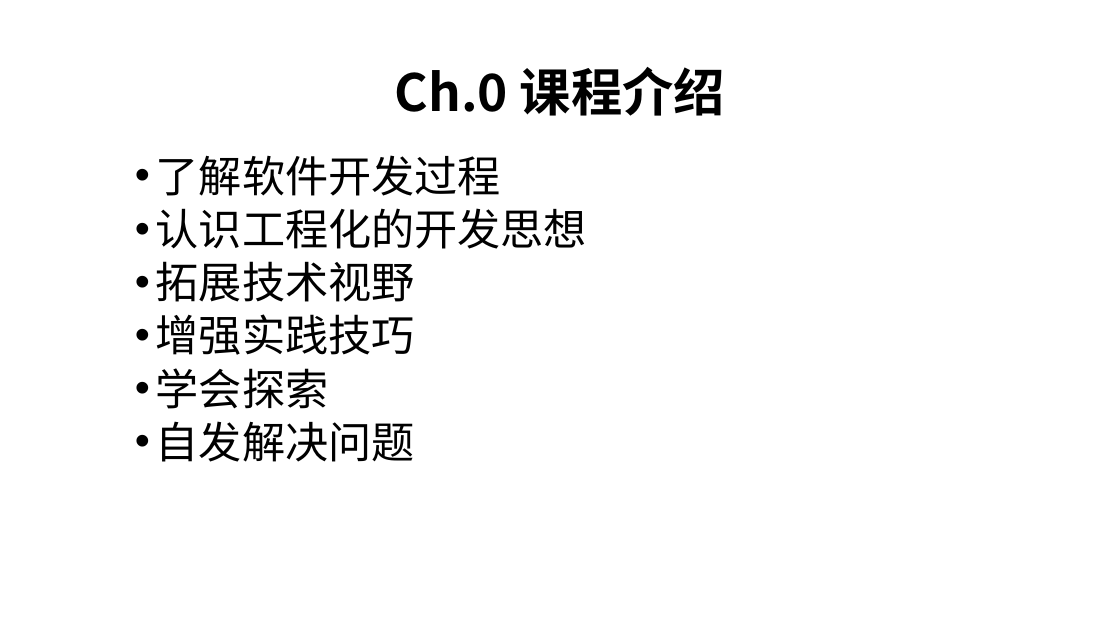
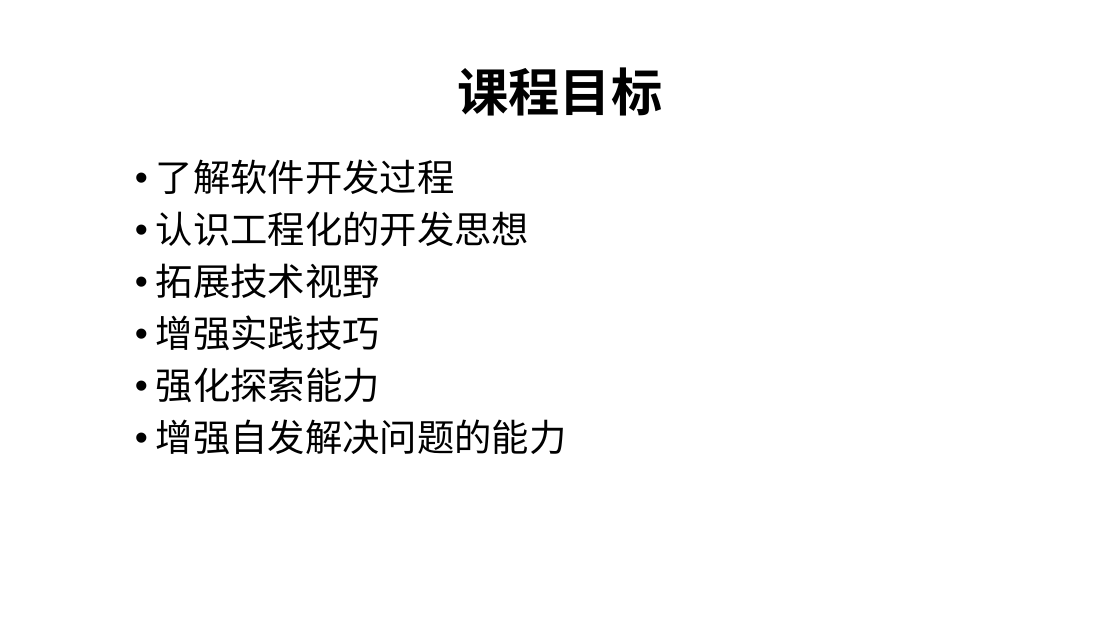
Before and after one commit to zuoshenghuang/curriculum, a slide deck: slide 5 of software/Ch_0_main.pptx (slide 2 before the commit). Drawn at 1120x630 pixels with LibreOffice and Linux fonts; fonts in the diff are those of the drawing; background and template pictures are left out. Boxes give left, top, right and bottom in pixels: in the first picture for what was removed or moved away, otherwise in the second. Text is boxed around its words. In the diff, an @@ line names an element or a change of style, - is before the commit and + after.

```diff
--- a/software/Ch_0_main.pptx
+++ b/software/Ch_0_main.pptx
@@ title at (457, 67, 662, 116): text changed @@
-Ch.0 课程介绍
+课程目标
@@ text at (156, 159, 529, 350): size 37 to 32 pt in "了解软件开发过程", "认识工程化的开发思想", "拓展技术视野", "增强实践技巧"; line spacing 0.8 to 0.9 @@
@@ text at (156, 367, 567, 454): text changed; size 37 to 32 pt @@
-• 学会探索
-• 自发解决问题
+• 强化探索能力
+• 增强自发解决问题的能力
```
Also in this commit, not shown: 5 other slides changed, 6 slides added, 1 slide removed, 7 other files.
